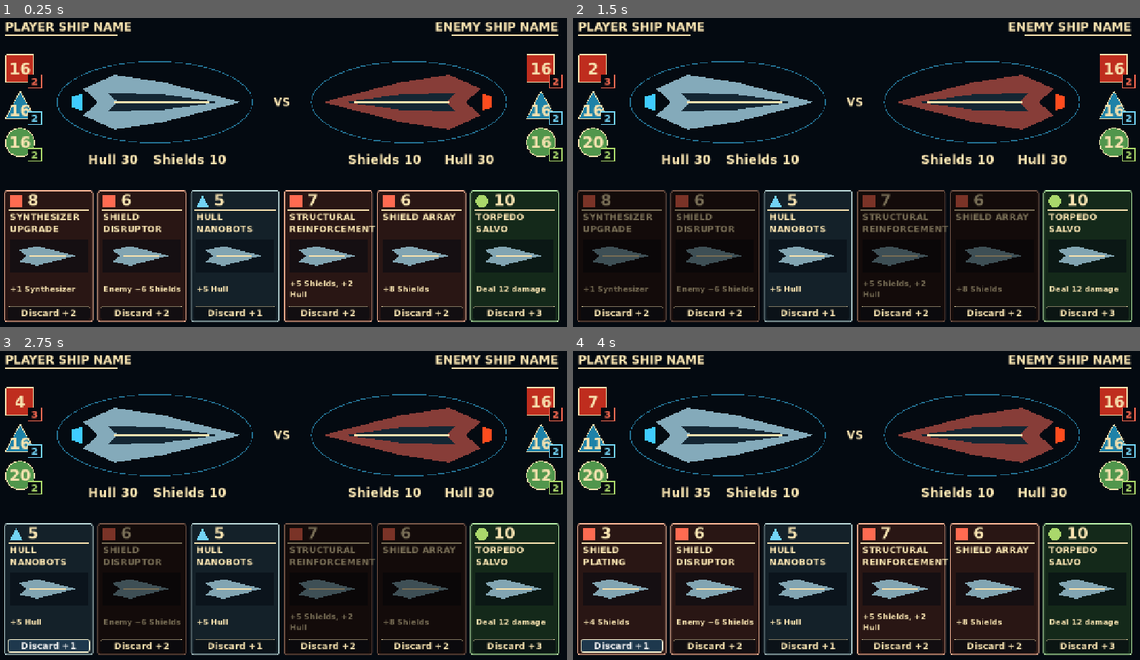
Above: before the commit, frames 1-4 (two rows, left to right).
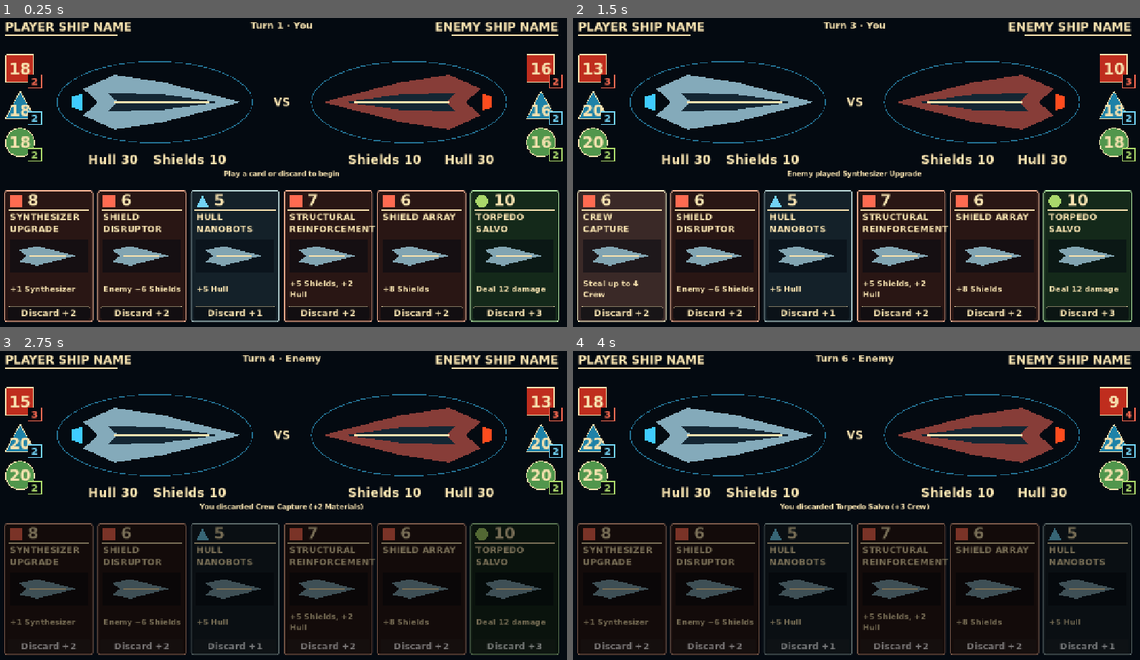
Above: after the commit, the same moments.

Repository: RPGMaster2000/arcospace
Game: Godot game, scene res://scenes/board.tscn
The game is run twice, just before and just after one commit, with the same random seed, the same clock (stepped at 60 frames per second) and the same inputs.
Inputs (mouse positions are in pixels of both pictures, inside the frame that each line leads up to):
- Up to frame 1 (0.25 s): no input
- Up to frame 2 (1.5 s): click "8" at 0.5 s; click (624, 255) at 1.25 s, where only the run before the commit has a clickable "6"
- Up to frame 3 (2.75 s): click "Discard +2" at 2 s
- Up to frame 4 (4 s): click (624, 588) at 2.75 s, where only the run before the commit has a clickable "5"; click "Discard +3" at 3.5 s

The runs differ from the first frame. In frame 1, 0.5% of the frame differs, in the area x 3-60%, y 1-52%; in frame 2, 9.7%; in frame 3, 9.7%; in frame 4, 14%, in the area x 0-99%, y 1-99%.

Commit message:
Add enemy AI, alternating turns, production income and match victory

Diff:
--- a/scenes/board.tscn
+++ b/scenes/board.tscn
@@ -10,6 +10,8 @@
 [ext_resource type="Resource" path="res://cards/18_quarters_upgrade.tres" id="preview_4"]
 [ext_resource type="Resource" path="res://cards/20_torpedo_salvo.tres" id="preview_5"]
 
+[ext_resource type="Script" path="res://scripts/enemy_ai.gd" id="4_ai"]
+
 [sub_resource type="SystemFont" id="BoldFont"]
 font_names = PackedStringArray("DejaVu Sans", "Arial")
 font_weight = 700
@@ -568,6 +570,38 @@
 [node name="CardHand" type="Node" parent="." unique_id=417793868]
 script = ExtResource("3_hand")
 
+[node name="EnemyHand" type="Node" parent="."]
+script = ExtResource("3_hand")
+
+[node name="EnemyAI" type="Node" parent="."]
+script = ExtResource("4_ai")
+
+[node name="EnemyThinkTimer" type="Timer" parent="."]
+wait_time = 0.9
+one_shot = true
+
+[node name="TurnLabel" type="Label" parent="."]
+layout_mode = 0
+offset_left = 485.0
+offset_top = 15.0
+offset_right = 795.0
+offset_bottom = 49.0
+mouse_filter = 2
+theme_override_font_sizes/font_size = 21
+text = "Turn 1 · You"
+horizontal_alignment = 1
+
+[node name="LastActionLabel" type="Label" parent="."]
+layout_mode = 0
+offset_left = 210.0
+offset_top = 350.0
+offset_right = 1070.0
+offset_bottom = 373.0
+mouse_filter = 2
+theme_override_font_sizes/font_size = 15
+text = "Play a card or discard to begin"
+horizontal_alignment = 1
+
 [editable path="ShieldPlatingCard"]
 [editable path="SynthesizerUpgradeCard"]
 [editable path="LaserBurstCard"]
--- a/scripts/board.gd
+++ b/scripts/board.gd
@@ -1,16 +1,25 @@
 extends Control
 
-# RESPONSIBILITY: Connect the hand, card effects and board state.
-# DOES NOT: Choose random cards or manage turns, AI or animations.
-
+# RESPONSIBILITY: Coordinate both hands, turns, effects and board display.
+# DOES NOT: Choose AI moves, implement card effects or animate cards.
+
+const MatchRules = preload("res://scripts/match_rules.gd")
 const CardEffects = preload("res://scripts/card_effects.gd")
 # Assign the six editable scene card buttons in the Inspector.
 @export var card_slots: Array[NodePath] = [NodePath("ShieldPlatingCard"),
 	NodePath("SynthesizerUpgradeCard"), NodePath("LaserBurstCard"),
 	NodePath("EnergyCellCard"), NodePath("QuartersUpgradeCard"), NodePath("TorpedoSalvoCard")]
+@export_range(1, 1000, 1) var hull_goal: int = 50
+@export_range(1, 1000, 1) var resource_goal: int = 100
+var current_actor: String = "player"
+var turn_number: int = 1
+var winner: String = ""
 var extra_action_requested: bool = false
 var resolving_card: bool = false
 @onready var hand = $CardHand
+@onready var enemy_hand = $EnemyHand
+@onready var enemy_ai = $EnemyAI
+@onready var enemy_timer: Timer = $EnemyThinkTimer
 
 #PLAYER
 @export var player_hull: int = 30
@@ -60,11 +69,13 @@
 
 func _ready() -> void:
 	hand.deal(card_slots.size())
+	enemy_hand.deal(card_slots.size())
 	for slot in range(card_slots.size()):
 		var button: Button = get_node(card_slots[slot])
 		button.pressed.connect(_on_card_pressed.bind(slot))
 		button.discard_requested.connect(_discard_card.bind(slot))
-	refresh_display()
+	enemy_timer.timeout.connect(_on_enemy_timeout)
+	_begin_turn("player")
 
 
 func _read_state(side: String) -> Dictionary:
@@ -80,49 +91,108 @@
 
 
 func _on_card_pressed(slot: int) -> void:
-	if resolving_card or slot < 0 or slot >= hand.cards.size():
+	_act("player", slot, false)
+
+
+func _discard_card(slot: int) -> void:
+	_act("player", slot, true)
+
+
+func _begin_turn(side: String) -> void:
+	current_actor = side
+	extra_action_requested = false
+	if _check_winner():
+		refresh_display()
 		return
-	if enemy_hull <= 0 or player_hull <= 0:
+	var state: Dictionary = _read_state(side)
+	MatchRules.income(state)
+	_write_state(side, state)
+	_check_winner()
+	refresh_display()
+	if winner.is_empty() and side == "enemy":
+		enemy_timer.start()
+
+
+func _act(side: String, slot: int, discard: bool) -> bool:
+	if resolving_card or current_actor != side or not winner.is_empty():
+		return false
+	if _check_winner():
+		refresh_display()
+		return false
+	var active_hand = hand if side == "player" else enemy_hand
+	if slot < 0 or slot >= active_hand.cards.size():
+		return false
+	var card: Resource = active_hand.cards[slot]
+	if card == null:
+		return false
+	var other: String = "enemy" if side == "player" else "player"
+	var actor: Dictionary = _read_state(side)
+	var target: Dictionary = _read_state(other)
+	resolving_card = true
+	if discard:
+		actor[card.family] += int(floor(card.cost / 3.0))
+	elif not CardEffects.play(card, actor, target):
+		resolving_card = false
+		return false
+	_write_state(side, actor)
+	_write_state(other, target)
+	active_hand.replace_card(slot)
+	extra_action_requested = not discard and card.play_again
+	var who: String = "You" if side == "player" else "Enemy"
+	var action: String = "discarded" if discard else "played"
+	$LastActionLabel.text = "%s %s %s" % [who, action, card.card_name]
+	if discard:
+		$LastActionLabel.text += " (+%d %s)" % [int(floor(card.cost / 3.0)), card.family.capitalize()]
+	elif extra_action_requested:
+		$LastActionLabel.text += " — play again"
+	resolving_card = false
+	if _check_winner():
+		refresh_display()
+	elif extra_action_requested:
+		# Another action in the same turn: no additional production income.
+		refresh_display()
+		if side == "enemy":
+			enemy_timer.start()
+	else:
+		turn_number += 1
+		_begin_turn(other)
+	return true
+
+
+func _on_enemy_timeout() -> void:
+	if current_actor != "enemy" or not winner.is_empty():
 		return
-	var card: Resource = hand.cards[slot]
-	if card == null:
+	var move: Dictionary = enemy_ai.choose(enemy_hand.cards, _read_state("enemy"),
+		_read_state("player"), hull_goal, resource_goal)
+	if move.is_empty():
+		# A deliberately undersized custom pool may leave the AI with no cards.
+		$LastActionLabel.text = "Enemy has no cards — passes"
+		turn_number += 1
+		_begin_turn("player")
 		return
-	var actor: Dictionary = _read_state("player")
+	_act("enemy", move.slot, move.discard)
+
+
+func _check_winner() -> bool:
+	if not winner.is_empty():
+		return true
+	var player: Dictionary = _read_state("player")
 	var enemy: Dictionary = _read_state("enemy")
-	resolving_card = true
-	if not CardEffects.play(card, actor, enemy):
-		resolving_card = false
-		return
-	_write_state("player", actor)
-	_write_state("enemy", enemy)
-	# Preserve this for a future turn controller; do not grant turn income here.
-	extra_action_requested = card.play_again
-	# Resolve the effect before replacing the card in the same slot.
-	hand.replace_card(slot)
-	resolving_card = false
-	refresh_display()
-
-
-func _discard_card(slot: int) -> void:
-	if resolving_card or slot < 0 or slot >= hand.cards.size():
-		return
-	if enemy_hull <= 0 or player_hull <= 0:
-		return
-	var card: Resource = hand.cards[slot]
-	if card == null:
-		return
-	resolving_card = true
-	# Refund one third rounded down, without paying a cost or applying an effect.
-	var resource_key: String = "player_" + card.family
-	var refund: int = int(floor(card.cost / 3.0))
-	set(resource_key, get(resource_key) + refund)
-	extra_action_requested = false
-	hand.replace_card(slot)
-	resolving_card = false
-	refresh_display()
+	if MatchRules.wins(player, enemy, hull_goal, resource_goal):
+		winner = "player"
+	elif MatchRules.wins(enemy, player, hull_goal, resource_goal):
+		winner = "enemy"
+	if not winner.is_empty():
+		enemy_timer.stop()
+	return not winner.is_empty()
 
 
 func refresh_display() -> void:
+	var player_can_act: bool = winner.is_empty() and current_actor == "player" and not resolving_card
+	if winner.is_empty():
+		$TurnLabel.text = "Turn %d · %s" % [turn_number, "You" if current_actor == "player" else "Enemy"]
+	else:
+		$TurnLabel.text = "YOU WIN" if winner == "player" else "ENEMY WINS"
 	player_hull_label.text = "Hull %d" % player_hull
 	player_shields_label.text = "Shields %d" % player_shields
 	enemy_hull_label.text = "Hull %d" % enemy_hull
@@ -144,8 +214,8 @@
 		var button = get_node(card_slots[slot])
 		var card: Resource = hand.cards[slot]
 		button.card_data = card
-		var playable: bool = card != null and enemy_hull > 0 and player_hull > 0
+		var playable: bool = card != null and player_can_act
 		if playable:
 			playable = get("player_" + card.family) >= card.cost
 		button.set_playable(playable)
-		button.set_discardable(card != null and enemy_hull > 0 and player_hull > 0)
+		button.set_discardable(card != null and player_can_act)
--- /dev/null
+++ b/scripts/enemy_ai.gd
@@ -0,0 +1,54 @@
+extends Node
+
+# RESPONSIBILITY: Choose a legal move, using Starship Duel's priorities.
+# DOES NOT: Spend resources, apply real effects or advance turns.
+const Effects = preload("res://scripts/card_effects.gd")
+const Rules = preload("res://scripts/match_rules.gd")
+@export var attack_below_hull: int = 15
+@export var build_from_hull: int = 40
+var rng := RandomNumberGenerator.new()
+
+func choose(cards: Array, actor: Dictionary, enemy: Dictionary, hull_goal: int, resource_goal: int) -> Dictionary:
+	var held: Array[int] = []
+	var affordable: Array[int] = []
+	for slot in range(cards.size()):
+		var card: Resource = cards[slot]
+		if card != null:
+			held.append(slot)
+			if actor[card.family] >= card.cost:
+				affordable.append(slot)
+	if held.is_empty():
+		return {}
+	if affordable.is_empty():
+		return {"slot": _pick(held), "discard": true}
+	# Simulate on copies: decision-making never mutates live game state.
+	for slot in affordable:
+		var simulated: Dictionary = actor.duplicate(true)
+		var target: Dictionary = enemy.duplicate(true)
+		Effects.play(cards[slot], simulated, target)
+		if Rules.wins(simulated, target, hull_goal, resource_goal):
+			return {"slot": slot, "discard": false}
+	var attacks: Array[int] = []
+	var repairs: Array[int] = []
+	var upgrades: Array[int] = []
+	for slot in affordable:
+		var effects: Dictionary = cards[slot].effects
+		if effects.get("damage", 0) > 0:
+			attacks.append(slot)
+		if effects.get("hull", 0) > 0:
+			repairs.append(slot)
+		for key in Rules.PRODUCTION:
+			if effects.get(key, 0) > 0:
+				upgrades.append(slot)
+				break
+	if enemy.hull <= attack_below_hull and not attacks.is_empty():
+		return {"slot": _pick(attacks), "discard": false}
+	if actor.hull >= build_from_hull and not repairs.is_empty():
+		return {"slot": _pick(repairs), "discard": false}
+	if not upgrades.is_empty():
+		return {"slot": _pick(upgrades), "discard": false}
+	return {"slot": _pick(affordable), "discard": false}
+
+
+func _pick(slots: Array[int]) -> int:
+	return slots[rng.randi_range(0, slots.size() - 1)]
--- /dev/null
+++ b/scripts/match_rules.gd
@@ -0,0 +1,19 @@
+extends RefCounted
+
+# RESPONSIBILITY: Check win conditions and grant production income.
+# DOES NOT: Select cards, change hands or update the scene.
+const RESOURCES = ["materials", "energy", "crew"]
+const PRODUCTION = ["synthesizer", "reactor", "quarters"]
+
+static func wins(actor: Dictionary, enemy: Dictionary, hull_goal: int, resource_goal: int) -> bool:
+	if enemy.hull <= 0 or actor.hull >= hull_goal:
+		return true
+	for key in RESOURCES:
+		if actor[key] < resource_goal:
+			return false
+	return true
+
+
+static func income(actor: Dictionary) -> void:
+	for index in range(RESOURCES.size()):
+		actor[RESOURCES[index]] += actor[PRODUCTION[index]]
--- /dev/null
+++ b/tests/ai_turn_test.gd
@@ -0,0 +1,87 @@
+extends SceneTree
+const Library = preload("res://scripts/card_library.gd")
+const BoardScene = preload("res://scenes/board.tscn")
+var failures: int = 0
+
+func check(condition: bool, message: String) -> void:
+	if not condition:
+		failures += 1
+		push_error(message)
+
+func _initialize() -> void:
+	call_deferred("run")
+
+func run() -> void:
+	var board = BoardScene.instantiate()
+	board.get_node("EnemyHand").starting_hand.assign([Library.CARDS[11]])
+	root.add_child(board)
+	check(board.player_energy == 18 and board.enemy_energy == 16, "Opening income only belongs to player")
+	board.hand.cards[0] = Library.CARDS[13]
+	board._on_card_pressed(0)
+	check(board.current_actor == "player" and board.player_energy == 19, "Player play-again must not grant income")
+	board.hand.cards[0] = Library.CARDS[0]
+	board._on_card_pressed(0)
+	check(board.current_actor == "enemy" and board.enemy_energy == 18, "Normal play must begin enemy turn with income")
+	var hand_before: Array = board.hand.cards.duplicate()
+	var before: Dictionary = board._read_state("player")
+	board._discard_card(0)
+	board._on_card_pressed(1)
+	check(board.hand.cards == hand_before and board._read_state("player") == before, "Player input must be blocked during AI turn")
+	# Force a single legal enemy choice, then let the actual scene Timer fire.
+	board.enemy_hand.cards.assign([Library.CARDS[11]])
+	board.enemy_timer.start(0.01)
+	await create_timer(0.06).timeout
+	check(board.current_actor == "player", "Timer must trigger enemy play and return control")
+	check(board.player_shields == 8, "Enemy Laser Burst must damage player shields")
+	check(board.enemy_energy == 12 and board.player_energy == 21, "AI pays once; next player turn grants income once")
+	check(board.enemy_hand.cards.size() == 1, "AI must replace its used card")
+	# Enemy extra action stays on the same turn with no repeated income.
+	board._begin_turn("enemy")
+	board.enemy_timer.stop()
+	board.enemy_hand.cards.assign([Library.CARDS[13]])
+	var energy: int = board.enemy_energy
+	board._on_enemy_timeout()
+	check(board.current_actor == "enemy" and board.enemy_energy == energy + 1, "AI play-again must retain control without income")
+	check(not board.enemy_timer.is_stopped(), "AI extra action must schedule a new think delay")
+	board.enemy_timer.stop()
+	# No affordable cards: discard, with refund only, then return control.
+	board.enemy_hand.cards.assign([Library.CARDS[19]])
+	board.enemy_materials = 0
+	board.enemy_energy = 0
+	board.enemy_crew = 0
+	var player_before: Dictionary = board._read_state("player")
+	board.MatchRules.income(player_before)
+	board._on_enemy_timeout()
+	check(board.current_actor == "player" and board.enemy_crew == 3, "AI must discard when unable to afford any card")
+	check(board._read_state("player") == player_before, "AI discard must not execute Torpedo Salvo")
+	# Winning piercing attack must beat an otherwise tempting production upgrade.
+	board.player_hull = 5
+	board.player_shields = 100
+	board.enemy_energy = 20
+	board.enemy_materials = 20
+	board.enemy_hand.cards.assign([Library.CARDS[3], Library.CARDS[20]])
+	board._begin_turn("enemy")
+	board.enemy_timer.stop()
+	board._on_enemy_timeout()
+	check(board.winner == "enemy" and board.player_hull == 0, "AI must select a winning piercing attack")
+	check(board.enemy_timer.is_stopped(), "Victory must stop AI scheduling")
+	check(board.get_node(board.card_slots[0]).get_node("DiscardButton").disabled, "Victory must disable discard")
+	board.free()
+	# Resource win from discard, and Hull win from repair.
+	for mode in ["resource", "hull"]:
+		board = BoardScene.instantiate()
+		root.add_child(board)
+		if mode == "resource":
+			board.player_materials = 99
+			board.player_energy = 100
+			board.player_crew = 100
+			board.hand.cards[0] = Library.CARDS[0]
+			board._discard_card(0)
+		else:
+			board.player_hull = 45
+			board.hand.cards[0] = Library.CARDS[2]
+			board._on_card_pressed(0)
+		check(board.winner == "player" and board.enemy_timer.is_stopped(), "Immediate player win: " + mode)
+		board.free()
+	print("AI turn checks: %d failures" % failures)
+	quit(1 if failures else 0)
--- a/tests/discard_test.gd
+++ b/tests/discard_test.gd
@@ -17,24 +17,28 @@
 	root.add_child(board)
 	var hand = board.get_node("CardHand")
 	for card in Library.CARDS:
+		board.current_actor = "player"
 		hand.cards[0] = card
 		board.player_materials = 0
 		board.player_energy = 0
 		board.player_crew = 0
 		var before: Dictionary = board._read_state("player")
 		var enemy_before: Dictionary = board._read_state("enemy")
+		board.MatchRules.income(enemy_before)
 		var previous: Array = hand.cards.duplicate()
 		before[card.family] += int(floor(card.cost / 3.0))
 		board.extra_action_requested = true
 		board._discard_card(0)
 		check(board._read_state("player") == before, "Incorrect refund or unwanted effect: " + card.card_name)
-		check(board._read_state("enemy") == enemy_before, "Discard must not affect enemy")
+		check(board._read_state("enemy") == enemy_before, "Only next-turn income may affect enemy")
 		check(not board.extra_action_requested, "Discard must not grant play-again")
 		check(hand.cards.size() == 6 and hand.cards[0] != null, "Discard must refill slot")
 		for slot in range(1, 6):
 			check(hand.cards[slot] == previous[slot], "Discard changed another slot")
 		for held in hand.cards:
 			check(hand.cards.count(held) <= 2, "Discard broke copy limit")
+	board.enemy_timer.stop()
+	board.current_actor = "player"
 	# Real GUI right-click on an unaffordable, disabled Button.
 	hand.cards[0] = Library.CARDS[19] # Cost 10 Crew -> refund 3.
 	hand.card_pool.assign([Library.CARDS[0], Library.CARDS[1], Library.CARDS[2]])
@@ -54,6 +58,8 @@
 	event.pressed = false
 	root.push_input(event, true)
 	check(board.player_crew == 3, "Mouse release must not discard twice")
+	board.enemy_timer.stop()
+	board.current_actor = "player"
 	# Click the actual footer on an unaffordable card; the parent must not play.
 	hand.cards[0] = Library.CARDS[13] # Energy Surge: no effect, refund 1.
 	board.player_energy = 0
--- a/tests/player_hand_test.gd
+++ b/tests/player_hand_test.gd
@@ -24,12 +24,15 @@
 	check(hand.cards.size() == 6, "Opening hand must have six cards")
 	var previous: Array = hand.cards.duplicate()
 	board.get_node(board.card_slots[0]).pressed.emit()
-	check(board.player_energy == 10, "Laser must cost exactly six; no turn income")
+	check(board.player_energy == 12, "Laser must cost six after opening income")
 	check(board.enemy_shields == 4 and board.enemy_hull == 30, "Laser must resolve before replacement")
 	check(hand.cards[0] != previous[0], "Played card must be replaced from the configured pool")
 	for slot in range(1, 6):
 		check(hand.cards[slot] == previous[slot], "Other slots must remain unchanged")
 	check(board.get_node(board.card_slots[0]).card_data == hand.cards[0], "View must show replacement")
+	# Isolate subsequent player-input checks from the pending AI action.
+	board.enemy_timer.stop()
+	board.current_actor = "player"
 	board.player_materials = 0
 	board.refresh_display()
 	previous = hand.cards.duplicate()
Not shown, added: scripts/enemy_ai.gd.uid
Not shown, added: scripts/match_rules.gd.uid
Not shown, changed: docs/card-library.md
